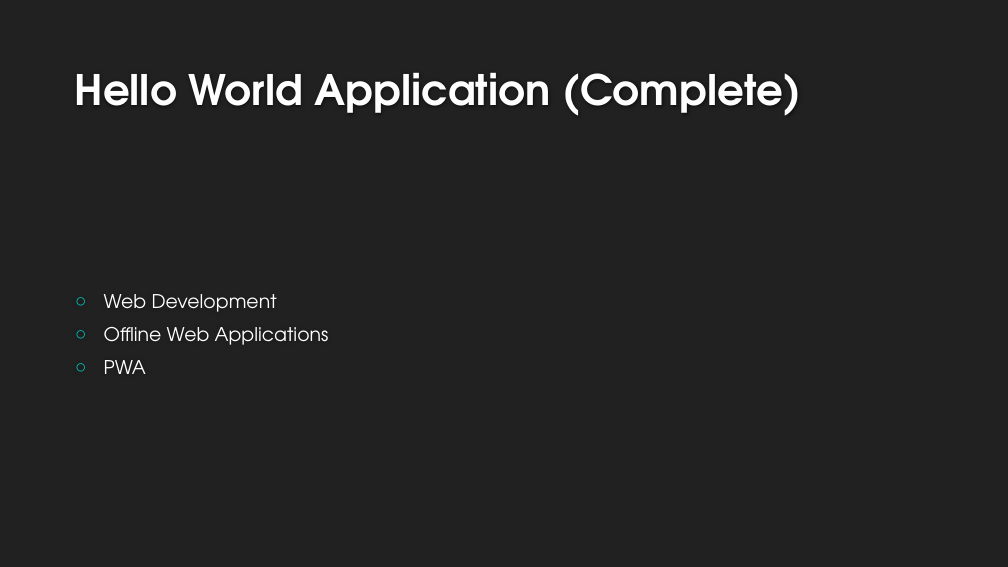
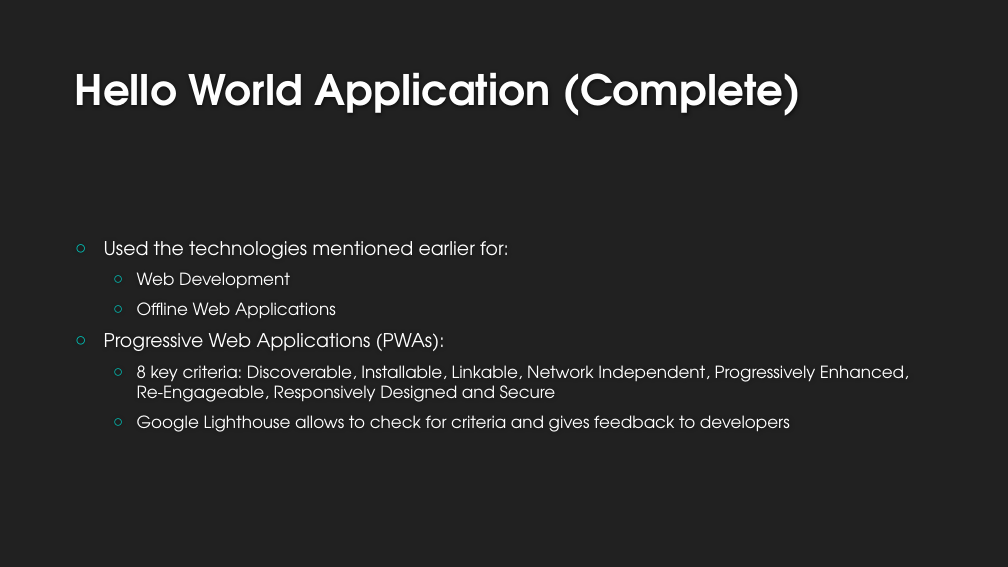
Before and after one commit to devquidevelopments/offline-map, a slide deck: slide 10 of Project/Presentation.pptx. Drawn at 1008x567 pixels with LibreOffice and Linux fonts; fonts in the diff are those of the drawing; background and template pictures are left out. Boxes give left, top, right and bottom in pixels: in the first picture for what was removed or moved away, otherwise in the second. Text is boxed around its words. In the diff, an @@ line names an element or a change of style, - is before the commit and + after.

```diff
--- a/Project/Presentation.pptx
+++ b/Project/Presentation.pptx
@@ text at (104,241,509,259): paragraph added @@
+○ Used the technologies mentioned earlier for:
@@ text at (137,272,336,319): size 18 to 16 pt in "Web Development", "Offline Web Applications"; list level 1 to 2 in "Web Development"; list level 1 to 2 in "Offline Web Applications" @@
@@ text at (104,333,909,432): text changed; size 18 to 16 pt @@
-○ PWA
+○ Progressive Web Applications (PWAs):
+  ○ 8 key criteria: Discoverable, Installable, Linkable, Network Independent, Progressively Enhanced, Re-Engageable, Responsively Designed and Secure
+  ○ Google Lighthouse allows to check for criteria and gives feedback to developers
```
Also in this commit, not shown: 6 other slides changed, 4 slides added, 2 slides removed.
